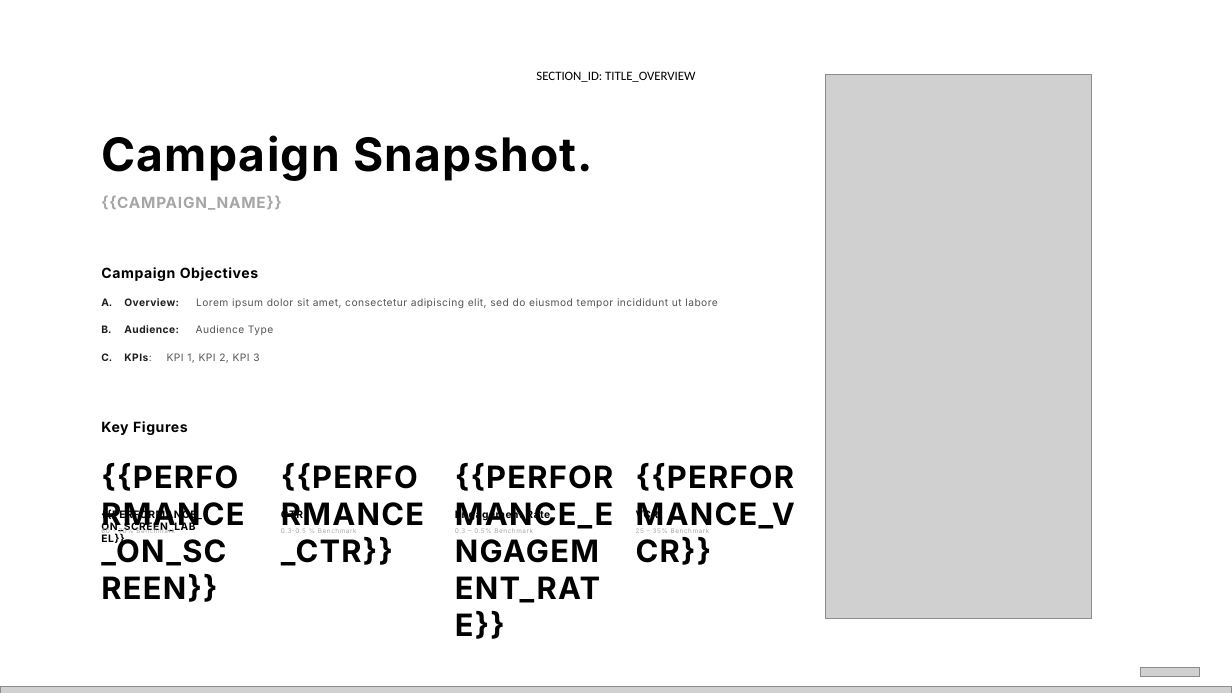
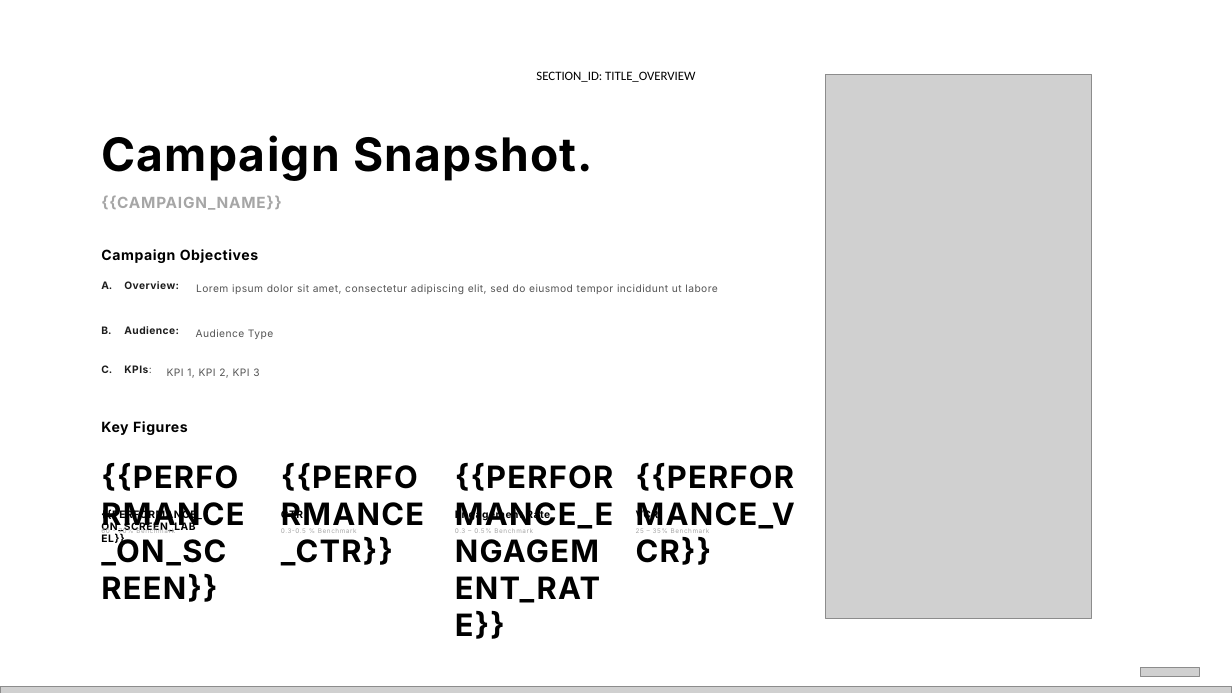
Before and after one commit to Daniel-MOBKOI/pca-automation-api, a slide deck: slide 3 of app/templates/slide_deck_master.pptx. Drawn at 1232x693 pixels with LibreOffice and Linux fonts; fonts in the diff are those of the drawing; grey boxes stand for pictures. Boxes give left, top, right and bottom in pixels: in the first picture for what was removed or moved away, otherwise in the second. Text is boxed around its words. In the diff, an @@ line names an element or a change of style, - is before the commit and + after.

```diff
--- a/app/templates/slide_deck_master.pptx
+++ b/app/templates/slide_deck_master.pptx
@@ text "Campaign Objectives": place and size @@
-text "Campaign Objectives" at bbox=[101, 267, 259, 281]
+text "Campaign Objectives" at bbox=[101, 249, 259, 263]
@@ text "Overview:": place and size @@
-text "Overview:" at bbox=[124, 298, 179, 306]
+text "Overview:" at bbox=[124, 281, 179, 289]
@@ line spacing 1 to 1.5; vertical alignment middle to top in 3 elements at bbox=[196, 329, 273, 339], bbox=[167, 368, 259, 378], bbox=[196, 284, 717, 294] @@
@@ text "Lorem ipsum dolor sit amet, ...": place and size @@
-text "Lorem ipsum dolor sit amet, ..." at bbox=[196, 298, 717, 308]
+text "Lorem ipsum dolor sit amet, ..." at bbox=[196, 284, 717, 294]
@@ text "KPIs:": place and size @@
-text "KPIs:" at bbox=[124, 353, 151, 361]
+text "KPIs:" at bbox=[124, 365, 151, 373]
@@ text "KPI 1, KPI 2, KPI ...": place and size @@
-text "KPI 1, KPI 2, KPI ..." at bbox=[167, 353, 259, 363]
+text "KPI 1, KPI 2, KPI ..." at bbox=[167, 368, 259, 378]
```
Also in this commit, not shown: 2 other slides changed, 6 other files.
